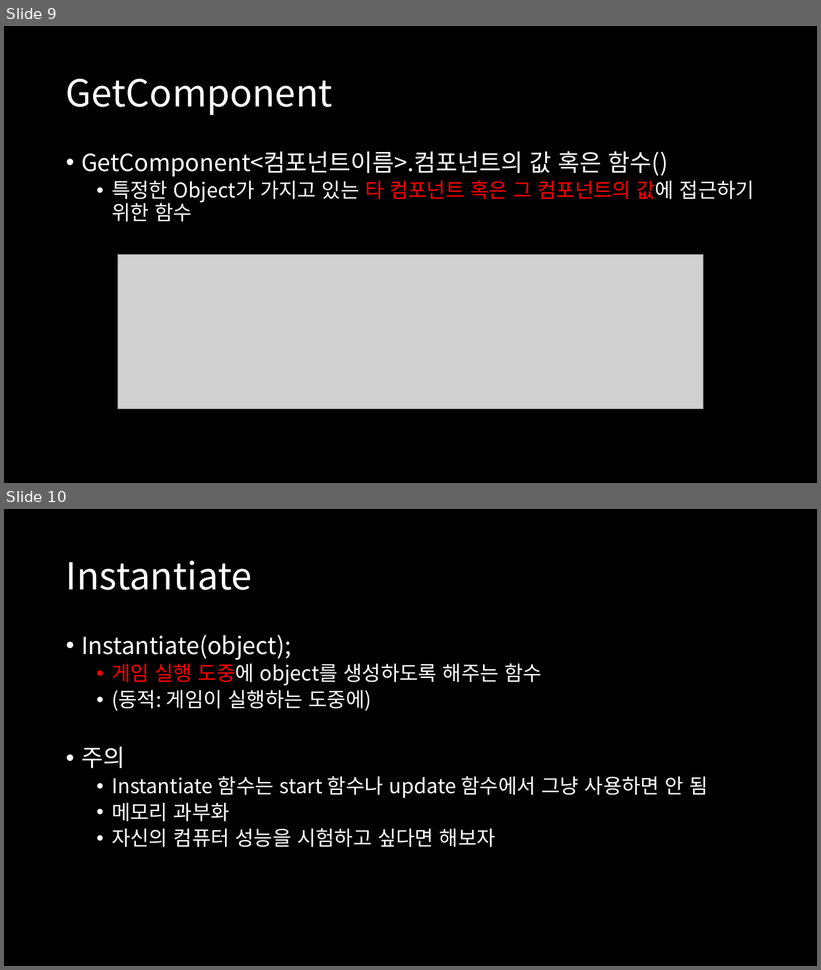
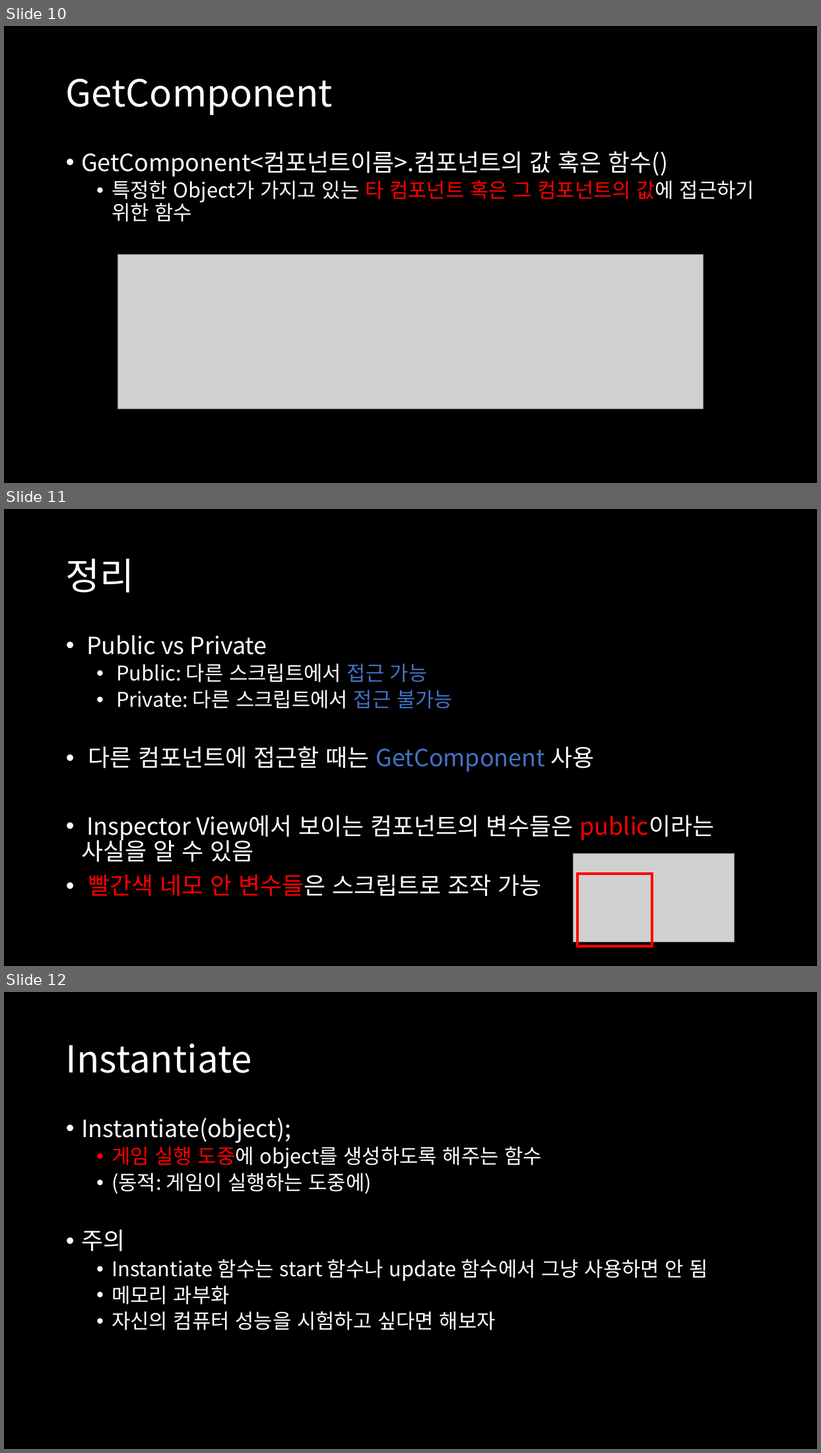
Before and after one commit to gagip/Unity-Basic-Study, a slide deck: ppt/03_Useful Component.pptx. Shown one above the other, each under a label of ours: slides 9 and 10 before the commit, slides 10, 11 and 12 after it. The pictures are 821x970 and 821x1453 pixels, drawn with LibreOffice and Linux fonts; fonts in the diff are those of the drawing; grey boxes stand for pictures. Boxes give left, top, right and bottom in pixels: in the first picture for what was removed or moved away, otherwise in the second. Text is boxed around its words. In the diff, an @@ line names an element or a change of style, - is before the commit and + after.

```diff
--- a/ppt/03_Useful Component.pptx
+++ b/ppt/03_Useful Component.pptx
@@ slide 11 added at box(4, 509, 817, 966), background #000000 @@
@@ title added at box(66, 559, 135, 593), 44 pt, text #FFFFFF @@
+정리
@@ text added at box(81, 635, 715, 896), 28 pt, text #FFFFFF @@
+• Public vs Private
+  • Public: 다른 스크립트에서 접근 가능
+  • Private: 다른 스크립트에서 접근 불가능
+• 다른 컴포넌트에 접근할 때는 GetComponent 사용
+• Inspector View에서 보이는 컴포넌트의 변수들은 public이라는 사실을 알 수 있음
+• 빨간색 네모 안 변수들은 스크립트로 조작 가능
@@ picture added at box(573, 854, 735, 942) @@
@@ rectangle added at box(578, 875, 652, 947), outline #FF0000 3 pt @@
@@ what was slide 9 is now slide 10 @@
@@ what was slide 10 is now slide 12 @@
```
Also in this commit, not shown: 1 slide changed, 2 other slides added, 1 slide removed, 1 other file.
